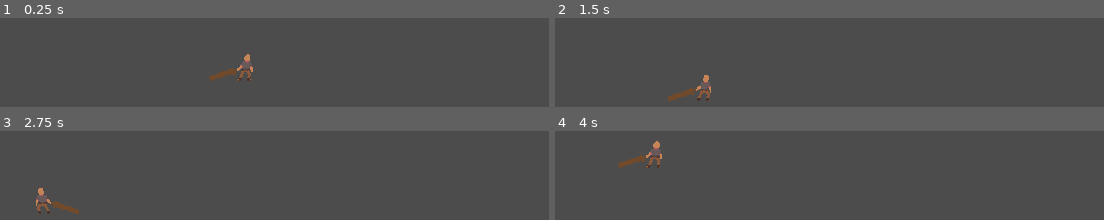
Above: before the commit, frames 1-4 (two rows, left to right).
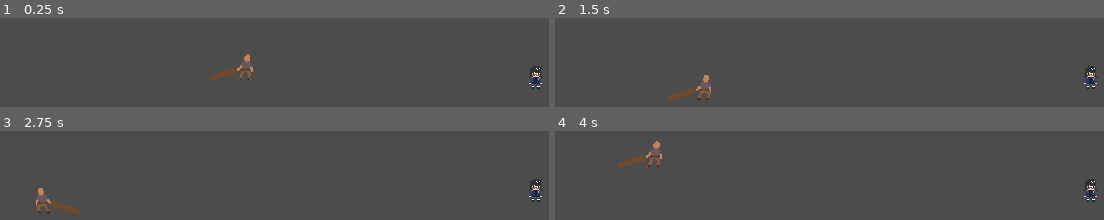
Above: after the commit, the same moments.

Repository: grafscorp/Godot-Platformer
Game: Godot game, scene res://Scenes/Levels/DemoLevel.tscn
Two runs of this game, one before a commit and one after it. Both use one fixed random seed, a clock stepped at 60 frames per second and the inputs below.
Inputs:
- Up to frame 1 (0.25 s): no input
- Up to frame 2 (1.5 s): hold A (a) 0.53-1.28 s; tap D (d) at 0.8, 1.35 s
- Up to frame 3 (2.75 s): tap A (a) at 1.55 s; tap Enter at 2 s; hold A (a) from 2.03 s (still down); tap D (d) at 2.3 s
- Up to frame 4 (4 s): release A (a) at 2.78 s; tap D (d) at 2.85 s; tap A (a) at 3.05 s; tap Space (space) at 3.5, 3.6 s; hold D (d) from 3.53 s (still down)

The runs differ from the first frame. In frame 1, 0.5% of the frame differs, in the area x 96-99%, y 53-80%; in frame 2, 0.5%; in frame 3, 0.5%; in frame 4, 0.5%.

Commit message:
enemy files

Diff:
--- /dev/null
+++ b/Enemy/Scene/Enemy.gd
@@ -0,0 +1,19 @@
+extends KinematicBody2D
+
+export var speed :float = 10.0
+
+var vec : Vector2 = Vector2.ZERO
+
+# Declare member variables here. Examples:
+# var a = 2
+# var b = "text"
+
+
+# Called when the node enters the scene tree for the first time.
+func _ready():
+	pass # Replace with function body.
+
+
+# Called every frame. 'delta' is the elapsed time since the previous frame.
+#func _process(delta):
+#	pass
--- /dev/null
+++ b/Enemy/Scene/Enemy.tscn
@@ -0,0 +1,17 @@
+[gd_scene load_steps=4 format=2]
+
+[ext_resource path="res://Enemy/Sprites/char.png" type="Texture" id=1]
+[ext_resource path="res://Enemy/Scene/Enemy.gd" type="Script" id=2]
+
+[sub_resource type="CapsuleShape2D" id=1]
+
+[node name="Enemy" type="KinematicBody2D"]
+script = ExtResource( 2 )
+
+[node name="Sprite" type="Sprite" parent="."]
+texture = ExtResource( 1 )
+region_enabled = true
+region_rect = Rect2( 0, 0, 18, 32 )
+
+[node name="Collision" type="CollisionShape2D" parent="."]
+shape = SubResource( 1 )
--- a/Scenes/Levels/DemoLevel.tscn
+++ b/Scenes/Levels/DemoLevel.tscn
@@ -1,6 +1,7 @@
-[gd_scene load_steps=3 format=2]
+[gd_scene load_steps=4 format=2]
 
 [ext_resource path="res://Player/Scene/Player.tscn" type="PackedScene" id=1]
+[ext_resource path="res://Enemy/Scene/Enemy.tscn" type="PackedScene" id=2]
 
 [sub_resource type="RectangleShape2D" id=1]
 extents = Vector2( 559.5, 10 )
@@ -18,3 +19,6 @@
 speed = 200.0
 jump = 200.0
 gravity = 300.0
+
+[node name="Enemy" parent="." instance=ExtResource( 2 )]
+position = Vector2( 820, 477 )
Binary file added: Enemy/Sprites/char.png
Not shown, added: Enemy/Sprites/char.png.import
